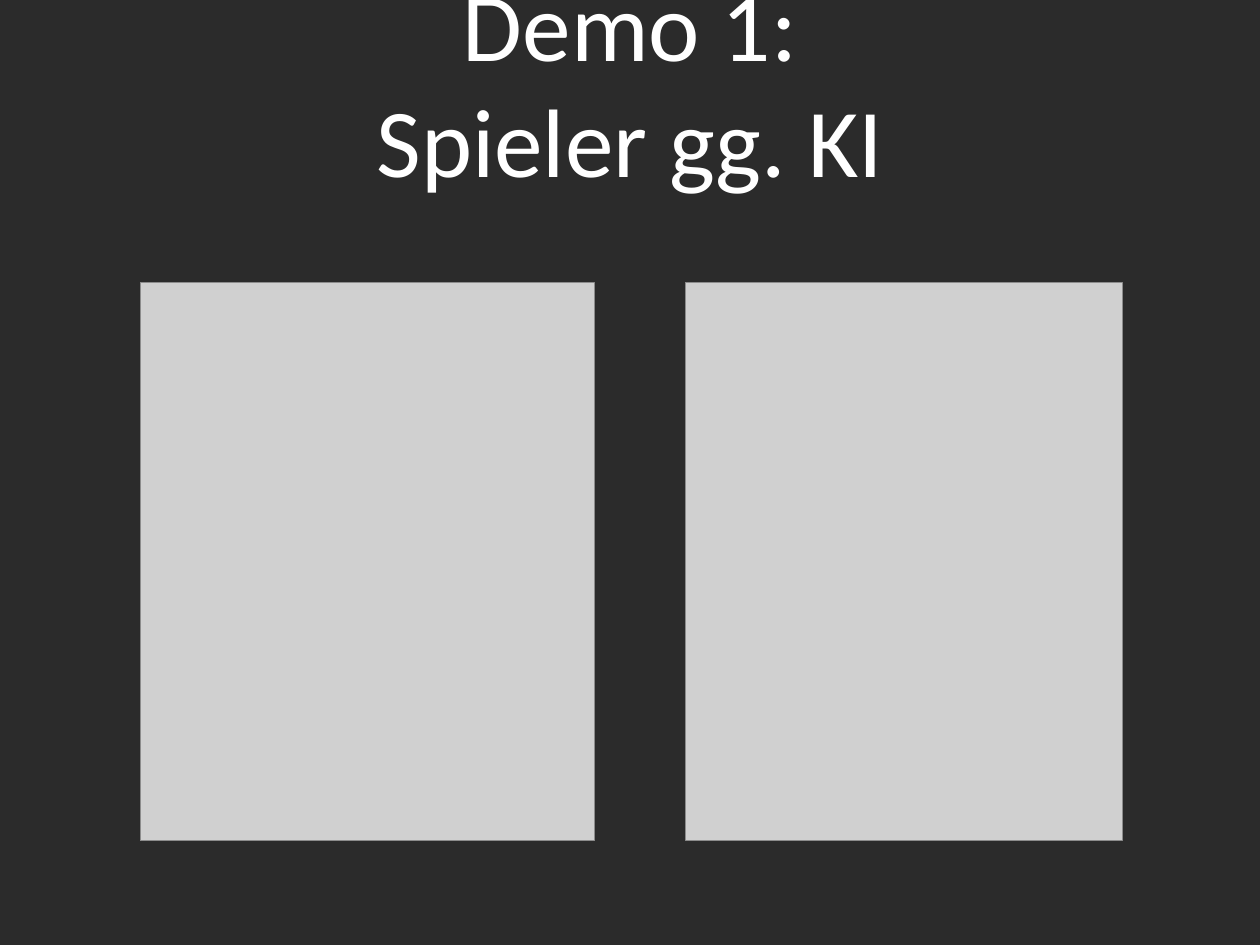
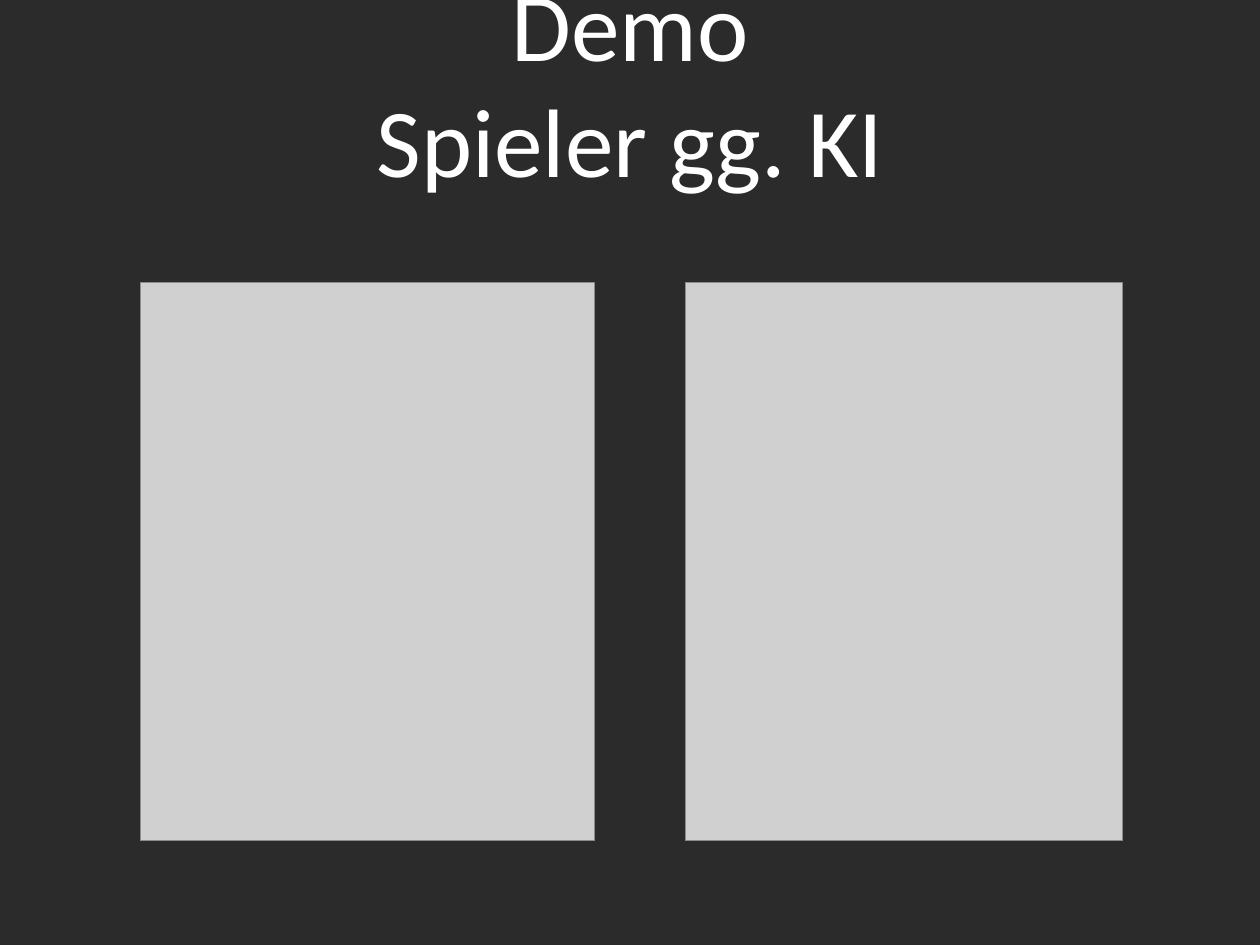
Before and after one commit to novac045/ai-battleship, a slide deck: slide 16 of Präsentation/Präsentation_PPT.ppt. Drawn at 1260x945 pixels with LibreOffice and Linux fonts; fonts in the diff are those of the drawing; grey boxes stand for pictures; background and template pictures are left out; a plain dark background stands for a picture behind light text. Boxes give left, top, right and bottom in pixels: in the first picture for what was removed or moved away, otherwise in the second. Text is boxed around its words. In the diff, an @@ line names an element or a change of style, - is before the commit and + after.

```diff
--- a/Präsentation/Präsentation_PPT.ppt
+++ b/Präsentation/Präsentation_PPT.ppt
@@ title at box(377, 0, 883, 194): text changed @@
-Demo 1:
-Spieler gg. KI
+Demo
+Spieler gg. KI
```
Also in this commit, not shown: 5 other slides changed, 2 other files.
